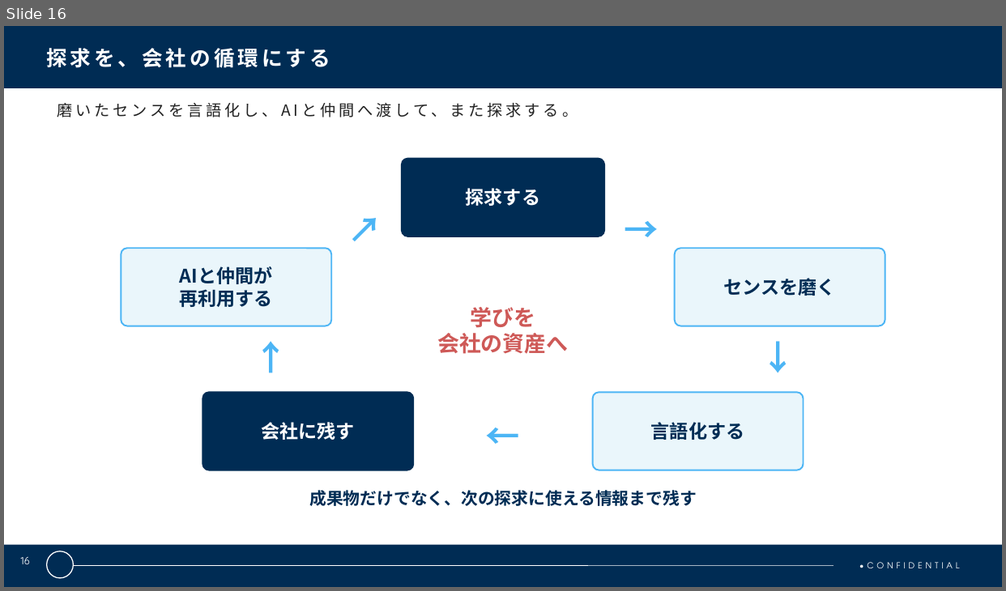
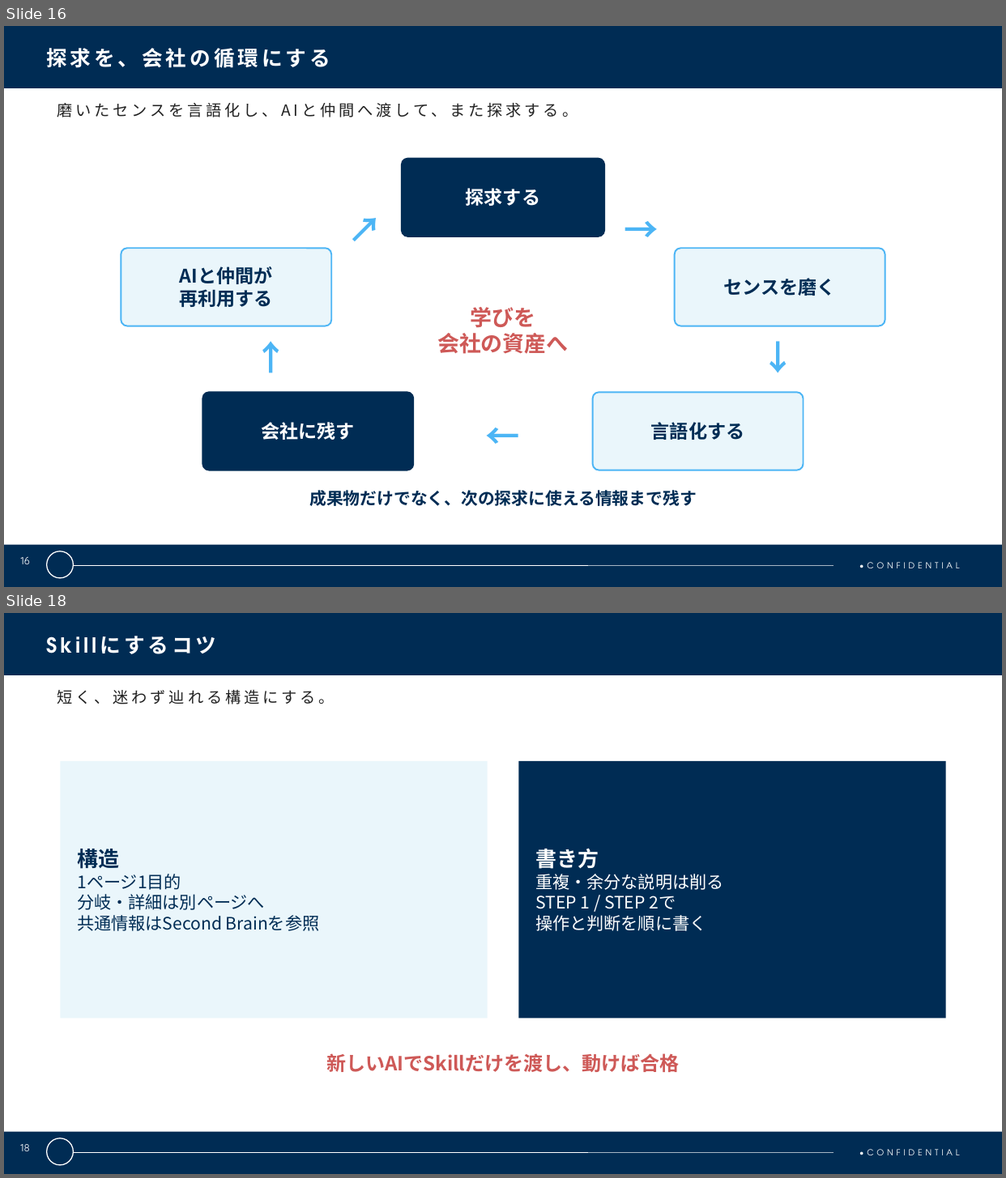
Before and after one commit to bnv-ichikawa/hands-on-benkyokai, a slide deck: docs/lectures/ai-era-work-mindset.pptx. Shown one above the other, each under a label of ours: slide 16 before the commit, slides 16 and 18 after it; the slides between them are not shown. The pictures are 1006x591 and 1006x1178 pixels, drawn with LibreOffice and Linux fonts; fonts in the diff are those of the drawing; background and template pictures are left out. Boxes give left, top, right and bottom in pixels: in the first picture for what was removed or moved away, otherwise in the second. Text is boxed around its words. In the diff, an @@ line names an element or a change of style, - is before the commit and + after.

```diff
--- a/docs/lectures/ai-era-work-mindset.pptx
+++ b/docs/lectures/ai-era-work-mindset.pptx
@@ slide 18 added at box(4, 613, 1002, 1174), background #002C54; not listed: 4 template elements that a slide beside it also shows @@
@@ title added at box(46, 624, 959, 668), 20 pt, text #FFFFFF, bold @@
+Skillにするコツ
@@ text added at box(57, 690, 335, 705), 15 pt, text #212121 @@
+短く、迷わず辿れる構造にする。
@@ rectangle added at box(60, 761, 488, 1019), fill #EAF6FB, 16.5 pt, text #002C54 @@
+構造
+1ページ1目的
+分岐・詳細は別ページへ
+共通情報はSecond Brainを参照
@@ rectangle added at box(519, 761, 947, 1019), fill #002C54, 16.5 pt, text #FFFFFF @@
+書き方
+重複・余分な説明は削る
+STEP 1 / STEP 2で
+操作と判断を順に書く
@@ text added at box(326, 1054, 680, 1072), 18.8 pt, text #CE5957, bold @@
+新しいAIでSkillだけを渡し、動けば合格
@@ page number added at box(20, 1144, 30, 1152), 10 pt, text #FFFFFF @@
+18
```
Also in this commit, not shown: 1 slide changed, 1 other slide added, 1 other file.
